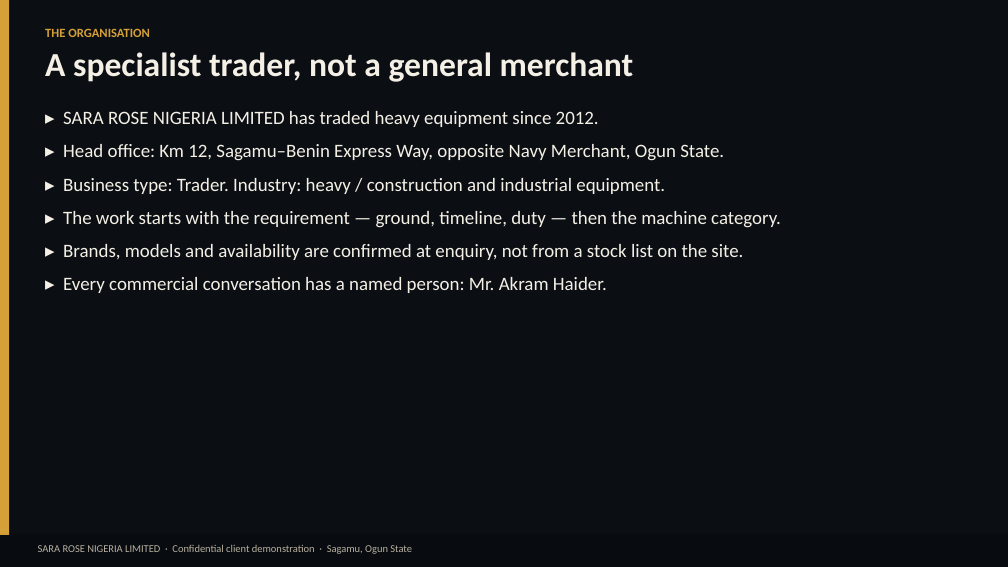
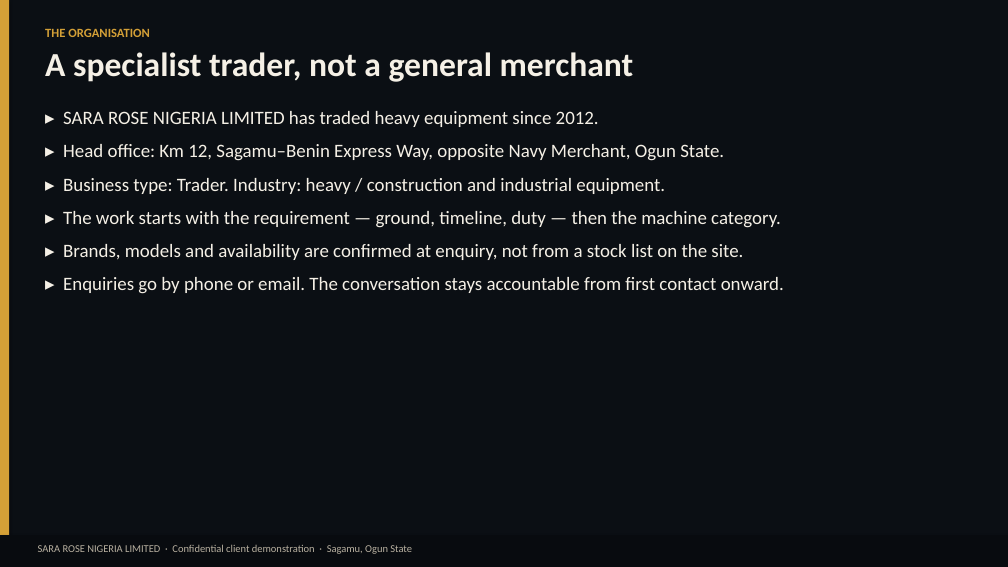
Before and after one commit to utohid/sararose, a slide deck: slide 3 of docs/SARA-ROSE-Client-Demo.pptx. Drawn at 1008x567 pixels with LibreOffice and Linux fonts; fonts in the diff are those of the drawing. Boxes give left, top, right and bottom in pixels: in the first picture for what was removed or moved away, otherwise in the second. Text is boxed around its words. In the diff, an @@ line names an element or a change of style, - is before the commit and + after.

```diff
--- a/docs/SARA-ROSE-Client-Demo.pptx
+++ b/docs/SARA-ROSE-Client-Demo.pptx
@@ text at [63, 277, 784, 294]: text changed @@
-▸ Every commercial conversation has a named person: Mr. Akram Haider.
+▸ Enquiries go by phone or email. The conversation stays accountable from first contact onward.
```
Also in this commit, not shown: 3 other slides changed, 15 other files.
